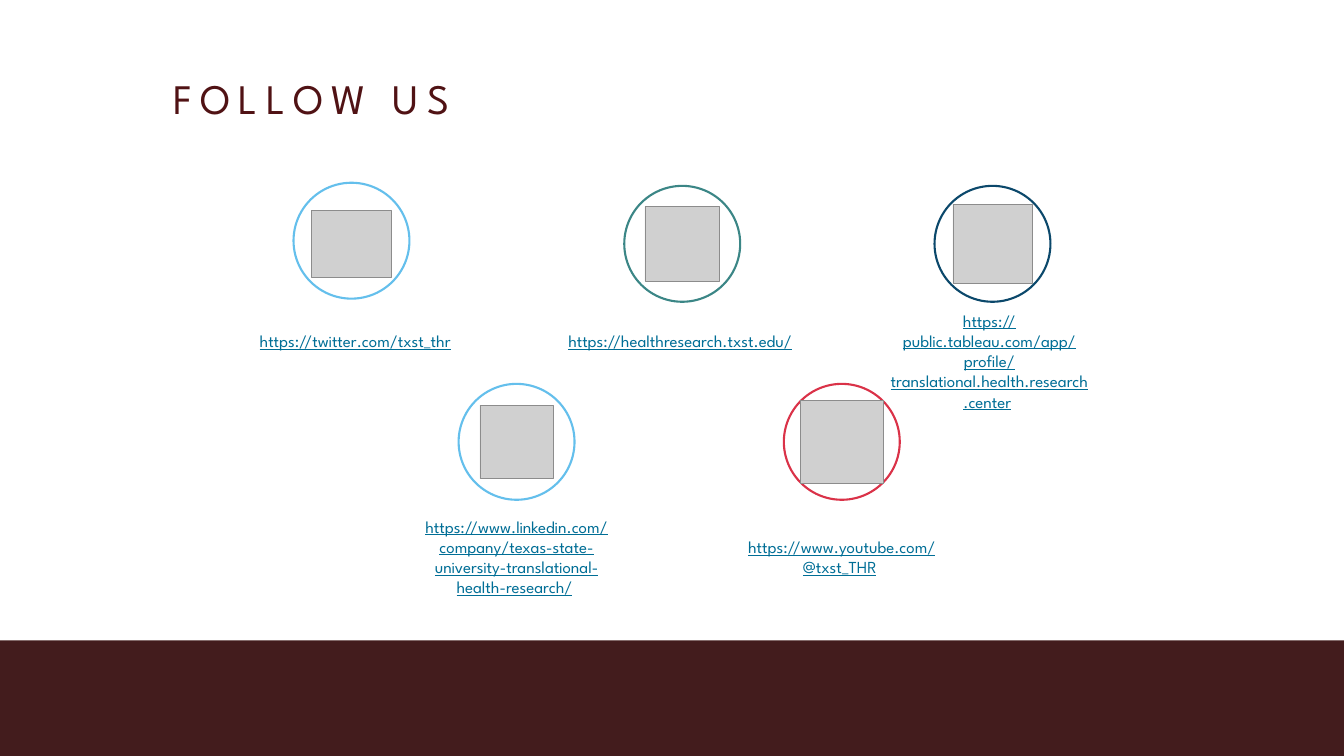
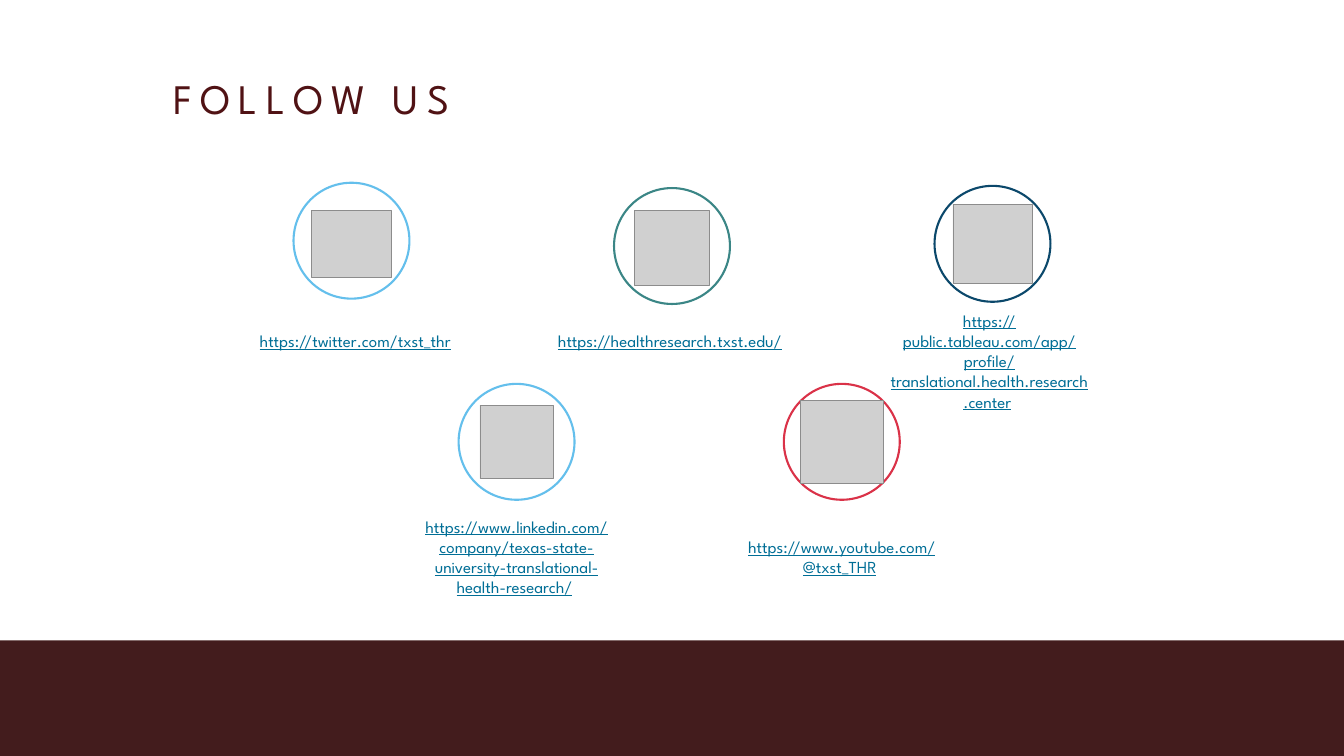
Before and after one commit to MariaElise-T/MH_Dashboard_Tutorial, a slide deck: slide 14 of Formatted_Slides/Module1_Video4.pptx (slide 6 before the commit). Drawn at 1344x756 pixels with LibreOffice and Linux fonts; fonts in the diff are those of the drawing; grey boxes stand for pictures; background and template pictures are left out. Boxes give left, top, right and bottom in pixels: in the first picture for what was removed or moved away, otherwise in the second. Text is boxed around its words. In the diff, an @@ line names an element or a change of style, - is before the commit and + after.

```diff
--- a/Formatted_Slides/Module1_Video4.pptx
+++ b/Formatted_Slides/Module1_Video4.pptx
@@ ellipse: place and size @@
-ellipse at [624,186,740,302]
+ellipse at [614,188,730,304]
@@ picture: place and size @@
-picture at [645,207,720,281]
+picture at [634,211,709,285]
@@ text "https://healthresearch.txst.edu/": place and size @@
-text "https://healthresearch.txst.edu/" at [568,335,792,351]
+text "https://healthresearch.txst.edu/" at [558,335,782,351]
```
Also in this commit, not shown: 3 other slides changed, 8 slides added, 5 other files.
